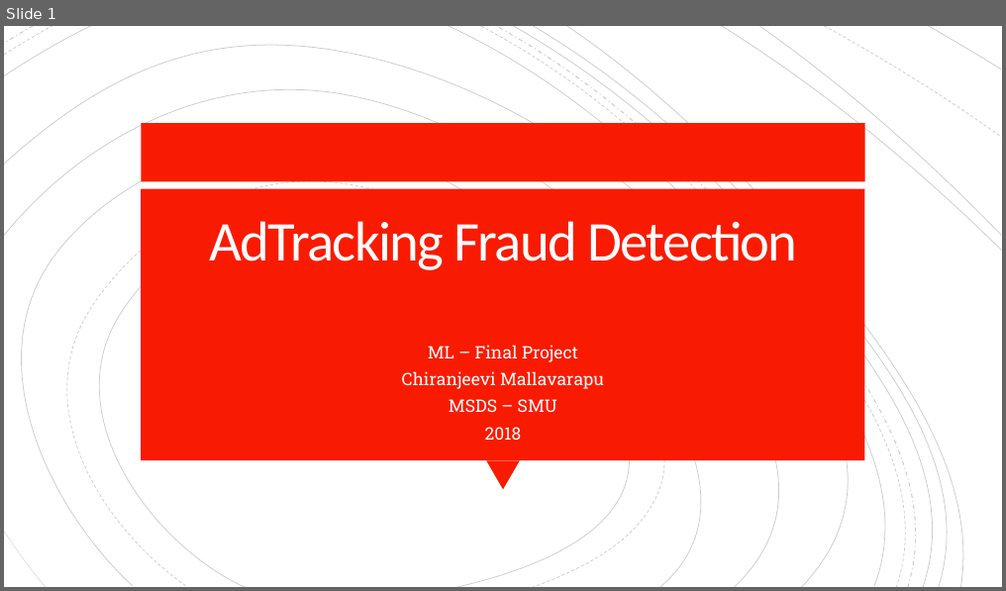
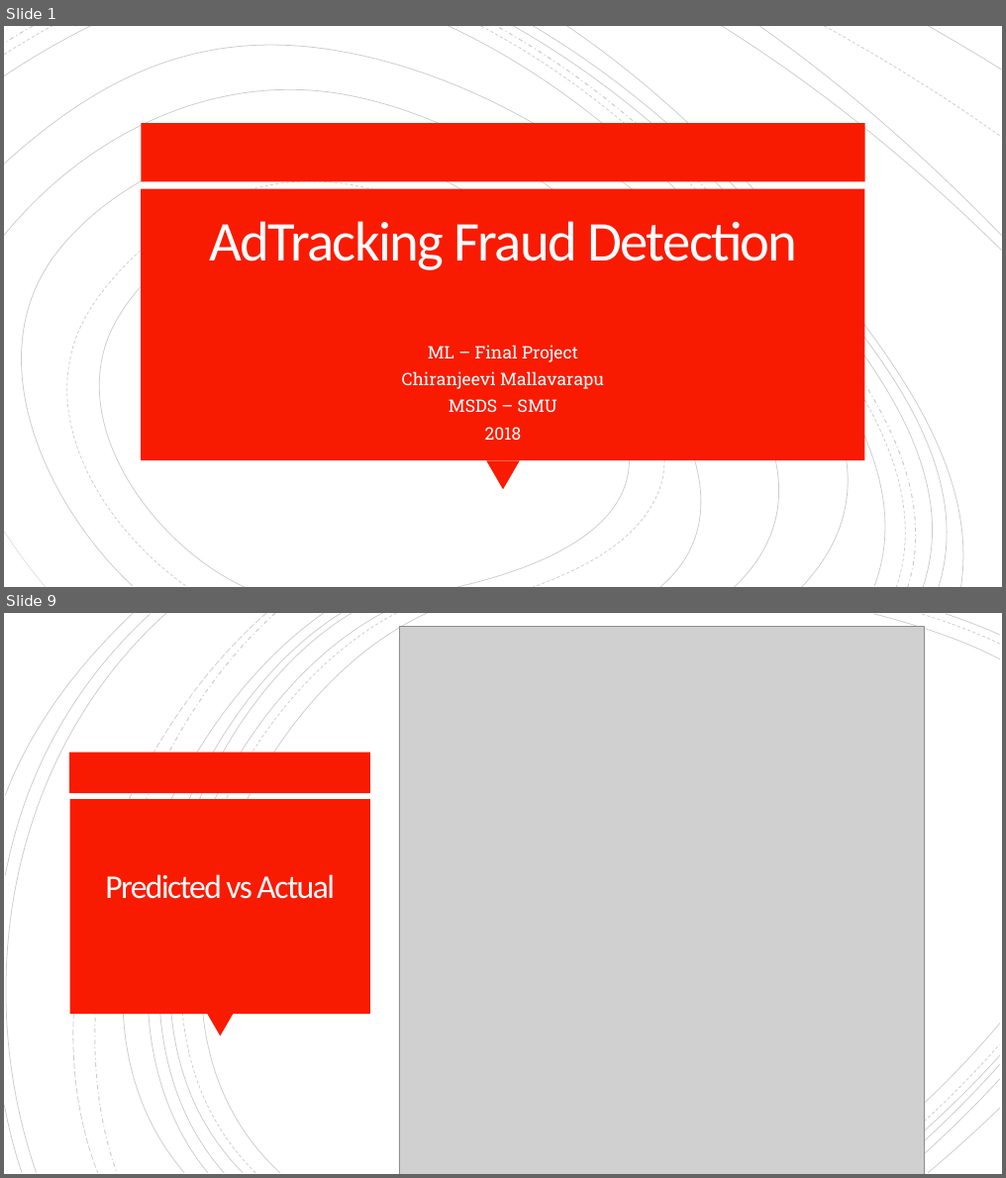
Before and after one commit to ChiruGit/MLProject, a slide deck: MLFinalProject-AdFraudDetection using ConvNeuralNetworks.pptx. Shown one above the other, each under a label of ours: slide 1 before the commit, slides 1 and 9 after it; the slides between them are not shown. The pictures are 1006x591 and 1006x1178 pixels, drawn with LibreOffice and Linux fonts; fonts in the diff are those of the drawing; grey boxes stand for pictures. Boxes give left, top, right and bottom in pixels: in the first picture for what was removed or moved away, otherwise in the second. Text is boxed around its words. In the diff, an @@ line names an element or a change of style, - is before the commit and + after.

```diff
--- a/MLFinalProject-AdFraudDetection using ConvNeuralNetworks.pptx
+++ b/MLFinalProject-AdFraudDetection using ConvNeuralNetworks.pptx
@@ slide 9 added at box(4, 613, 1002, 1174), background #FFFFFF @@
@@ group added at box(4, 613, 1000, 1174): 21 freeform shapes @@
@@ picture added at box(399, 627, 924, 1174) @@
@@ rectangle added at box(70, 753, 371, 793), fill #F81B02 @@
@@ rectangle added at box(70, 799, 370, 1014), fill #F81B02 @@
@@ title added at box(105, 874, 335, 899), 32 pt, text #FFFEFF @@
+Predicted vs Actual
@@ triangle added at box(207, 1014, 233, 1037), fill #F81B02 @@
```
Also in this commit, not shown: 3 slides changed, 4 other slides added, 1 other file.
